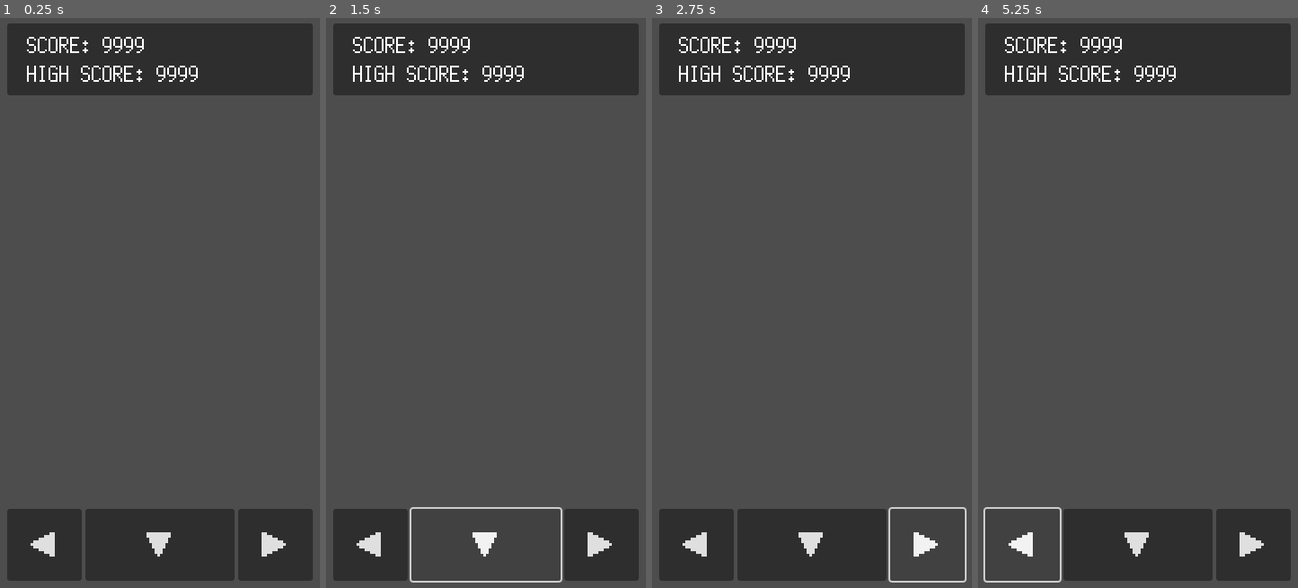
Above: before the commit, frames 1-4 (left to right).
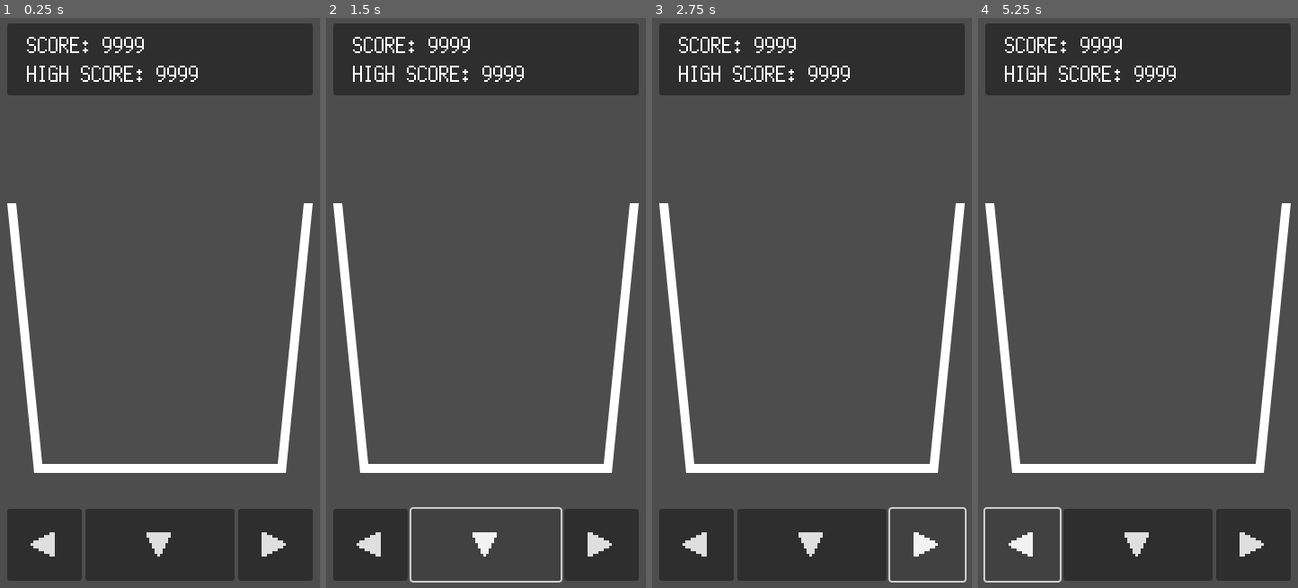
Above: after the commit, the same moments.

Repository: kamikoloss/fruits-puzzle
Game: Godot game, scene res://scenes/Main.tscn
The game is run twice, just before and just after one commit, with the same random seed, the same clock (stepped at 60 frames per second) and the same inputs.
Inputs:
- Up to frame 1 (0.25 s): no input
- Up to frame 2 (1.5 s): click "◀" at 0.5 s; click "▼" at 1.25 s
- Up to frame 3 (2.75 s): click "▶" at 2 s
- Up to frame 4 (5.25 s): click "◀" at 2.75 s; click "▼" at 3.5 s; click "▶" at 4.25 s; click "◀" at 5 s

The runs differ from the first frame. In frame 1, 4.0% of the frame differs, in the area x 2-98%, y 32-80%; in frame 2, 4.0%; in frame 3, 4.0%; in frame 4, 4.0%.

Commit message:
UI と Bucket シーンを削除して Main シーンのローカルに展開した

Diff:
--- a/scenes/Bucket.tscn
+++ /dev/null
@@ -1,12 +0,0 @@
-[gd_scene load_steps=2 format=3 uid="uid://crlw60nr65ied"]
-
-[ext_resource type="Texture2D" uid="uid://cb0vcrn03bpbn" path="res://images/bucket.png" id="1_vwlrr"]
-
-[node name="Bucket" type="Sprite2D"]
-position = Vector2(180, 360)
-texture = ExtResource("1_vwlrr")
-
-[node name="StaticBody2D" type="StaticBody2D" parent="."]
-
-[node name="CollisionPolygon2D" type="CollisionPolygon2D" parent="StaticBody2D"]
-polygon = PackedVector2Array(-159, -139, -129.2, 140, 129.2, 140, 159.2, -150, 170, -150, 170, -139, 168.8, -139, 140.8, 150, -141, 150, -141, 139, -170, -140.9, -170, -150, -159, -150)
--- a/scenes/Main.tscn
+++ b/scenes/Main.tscn
@@ -1,7 +1,106 @@
-[gd_scene load_steps=2 format=3 uid="uid://dbuwdegjr1j4s"]
+[gd_scene load_steps=4 format=3 uid="uid://dbuwdegjr1j4s"]
 
-[ext_resource type="PackedScene" uid="uid://bpviflesjjfts" path="res://scenes/UI.tscn" id="1_2llu8"]
+[ext_resource type="FontFile" uid="uid://jximbhk1lb1i" path="res://fonts/PixelMplus12-Regular.ttf" id="1_bj5tp"]
+[ext_resource type="Script" path="res://scenes/Game.gd" id="2_f75kx"]
+[ext_resource type="Texture2D" uid="uid://cb0vcrn03bpbn" path="res://images/bucket.png" id="3_dguq3"]
 
 [node name="Main" type="Node"]
 
-[node name="UI" parent="." instance=ExtResource("1_2llu8")]
+[node name="UI" type="Control" parent="."]
+layout_mode = 3
+anchors_preset = 0
+offset_right = 360.0
+offset_bottom = 640.0
+
+[node name="VBoxContainer" type="VBoxContainer" parent="UI"]
+layout_mode = 0
+offset_right = 360.0
+offset_bottom = 640.0
+
+[node name="Header" type="MarginContainer" parent="UI/VBoxContainer"]
+custom_minimum_size = Vector2(0, 100)
+layout_mode = 2
+theme_override_constants/margin_left = 10
+theme_override_constants/margin_top = 10
+theme_override_constants/margin_right = 10
+theme_override_constants/margin_bottom = 10
+
+[node name="Panel" type="Panel" parent="UI/VBoxContainer/Header"]
+layout_mode = 2
+
+[node name="MarginContainer" type="MarginContainer" parent="UI/VBoxContainer/Header"]
+layout_mode = 2
+theme_override_constants/margin_left = 10
+theme_override_constants/margin_top = 10
+theme_override_constants/margin_right = 10
+theme_override_constants/margin_bottom = 10
+
+[node name="Scores" type="VBoxContainer" parent="UI/VBoxContainer/Header/MarginContainer"]
+layout_mode = 2
+
+[node name="TextScore" type="RichTextLabel" parent="UI/VBoxContainer/Header/MarginContainer/Scores"]
+layout_mode = 2
+size_flags_vertical = 3
+theme_override_fonts/normal_font = ExtResource("1_bj5tp")
+theme_override_font_sizes/normal_font_size = 24
+text = " SCORE: 9999"
+
+[node name="TextHighScore" type="RichTextLabel" parent="UI/VBoxContainer/Header/MarginContainer/Scores"]
+layout_mode = 2
+size_flags_vertical = 3
+theme_override_fonts/normal_font = ExtResource("1_bj5tp")
+theme_override_font_sizes/normal_font_size = 24
+text = " HIGH SCORE: 9999"
+
+[node name="Body" type="MarginContainer" parent="UI/VBoxContainer"]
+layout_mode = 2
+size_flags_vertical = 3
+
+[node name="Footer" type="MarginContainer" parent="UI/VBoxContainer"]
+custom_minimum_size = Vector2(0, 100)
+layout_mode = 2
+theme_override_constants/margin_left = 10
+theme_override_constants/margin_top = 10
+theme_override_constants/margin_right = 10
+theme_override_constants/margin_bottom = 10
+
+[node name="Buttons" type="HBoxContainer" parent="UI/VBoxContainer/Footer"]
+layout_mode = 2
+
+[node name="ButtonLeft" type="Button" parent="UI/VBoxContainer/Footer/Buttons"]
+layout_mode = 2
+size_flags_horizontal = 3
+theme_override_fonts/font = ExtResource("1_bj5tp")
+theme_override_font_sizes/font_size = 36
+text = "◀"
+
+[node name="ButtonDrop" type="Button" parent="UI/VBoxContainer/Footer/Buttons"]
+layout_mode = 2
+size_flags_horizontal = 3
+size_flags_stretch_ratio = 2.0
+theme_override_fonts/font = ExtResource("1_bj5tp")
+theme_override_font_sizes/font_size = 36
+text = "▼"
+
+[node name="ButtonRight" type="Button" parent="UI/VBoxContainer/Footer/Buttons"]
+layout_mode = 2
+size_flags_horizontal = 3
+theme_override_fonts/font = ExtResource("1_bj5tp")
+theme_override_font_sizes/font_size = 36
+text = "▶"
+
+[node name="Game" type="Node2D" parent="."]
+script = ExtResource("2_f75kx")
+
+[node name="Bucket" type="Sprite2D" parent="Game"]
+position = Vector2(180, 360)
+texture = ExtResource("3_dguq3")
+
+[node name="StaticBody2D" type="StaticBody2D" parent="Game/Bucket"]
+
+[node name="CollisionPolygon2D" type="CollisionPolygon2D" parent="Game/Bucket/StaticBody2D"]
+polygon = PackedVector2Array(-159, -139, -129.2, 140, 129.2, 140, 159.2, -150, 170, -150, 170, -139, 168.8, -139, 140.8, 150, -141, 150, -141, 139, -170, -140.9, -170, -150, -159, -150)
+
+[connection signal="pressed" from="UI/VBoxContainer/Footer/Buttons/ButtonLeft" to="Game" method="_on_button_left_pressed"]
+[connection signal="pressed" from="UI/VBoxContainer/Footer/Buttons/ButtonDrop" to="Game" method="_on_button_drop_pressed"]
+[connection signal="pressed" from="UI/VBoxContainer/Footer/Buttons/ButtonRight" to="Game" method="_on_button_right_pressed"]
--- a/scenes/UI.tscn
+++ /dev/null
@@ -1,86 +0,0 @@
-[gd_scene load_steps=2 format=3 uid="uid://bpviflesjjfts"]
-
-[ext_resource type="FontFile" uid="uid://jximbhk1lb1i" path="res://fonts/PixelMplus12-Regular.ttf" id="1_388nk"]
-
-[node name="UI" type="Control"]
-layout_mode = 3
-anchors_preset = 0
-offset_right = 360.0
-offset_bottom = 640.0
-
-[node name="VBoxContainer" type="VBoxContainer" parent="."]
-layout_mode = 0
-offset_right = 360.0
-offset_bottom = 640.0
-
-[node name="Header" type="MarginContainer" parent="VBoxContainer"]
-custom_minimum_size = Vector2(0, 100)
-layout_mode = 2
-theme_override_constants/margin_left = 10
-theme_override_constants/margin_top = 10
-theme_override_constants/margin_right = 10
-theme_override_constants/margin_bottom = 10
-
-[node name="Panel" type="Panel" parent="VBoxContainer/Header"]
-layout_mode = 2
-
-[node name="MarginContainer" type="MarginContainer" parent="VBoxContainer/Header"]
-layout_mode = 2
-theme_override_constants/margin_left = 10
-theme_override_constants/margin_top = 10
-theme_override_constants/margin_right = 10
-theme_override_constants/margin_bottom = 10
-
-[node name="Scores" type="VBoxContainer" parent="VBoxContainer/Header/MarginContainer"]
-layout_mode = 2
-
-[node name="TextScore" type="RichTextLabel" parent="VBoxContainer/Header/MarginContainer/Scores"]
-layout_mode = 2
-size_flags_vertical = 3
-theme_override_fonts/normal_font = ExtResource("1_388nk")
-theme_override_font_sizes/normal_font_size = 24
-text = " SCORE: 9999"
-
-[node name="TextHighScore" type="RichTextLabel" parent="VBoxContainer/Header/MarginContainer/Scores"]
-layout_mode = 2
-size_flags_vertical = 3
-theme_override_fonts/normal_font = ExtResource("1_388nk")
-theme_override_font_sizes/normal_font_size = 24
-text = " HIGH SCORE: 9999"
-
-[node name="Body" type="MarginContainer" parent="VBoxContainer"]
-layout_mode = 2
-size_flags_vertical = 3
-
-[node name="Footer" type="MarginContainer" parent="VBoxContainer"]
-custom_minimum_size = Vector2(0, 100)
-layout_mode = 2
-theme_override_constants/margin_left = 10
-theme_override_constants/margin_top = 10
-theme_override_constants/margin_right = 10
-theme_override_constants/margin_bottom = 10
-
-[node name="Buttons" type="HBoxContainer" parent="VBoxContainer/Footer"]
-layout_mode = 2
-
-[node name="ButtonLeft" type="Button" parent="VBoxContainer/Footer/Buttons"]
-layout_mode = 2
-size_flags_horizontal = 3
-theme_override_fonts/font = ExtResource("1_388nk")
-theme_override_font_sizes/font_size = 36
-text = "◀"
-
-[node name="ButtonDrop" type="Button" parent="VBoxContainer/Footer/Buttons"]
-layout_mode = 2
-size_flags_horizontal = 3
-size_flags_stretch_ratio = 2.0
-theme_override_fonts/font = ExtResource("1_388nk")
-theme_override_font_sizes/font_size = 36
-text = "▼"
-
-[node name="ButtonRight" type="Button" parent="VBoxContainer/Footer/Buttons"]
-layout_mode = 2
-size_flags_horizontal = 3
-theme_override_fonts/font = ExtResource("1_388nk")
-theme_override_font_sizes/font_size = 36
-text = "▶"
